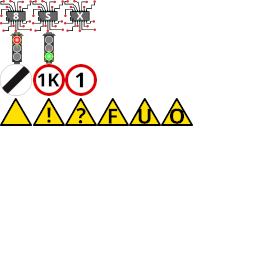
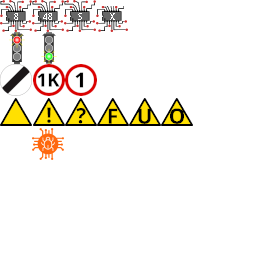
Layered file, before and after one edit (256x256). Changes by layer:
added layer "X" above "S" over [110, 13, 115, 20]
added layer "S" above "48" over [78, 13, 82, 20]
added layer "48" above "8" over [43, 13, 52, 20]
added layer "8" above "Background" over [14, 13, 64, 160]
painted on "Background" over [13, 6, 128, 32]
